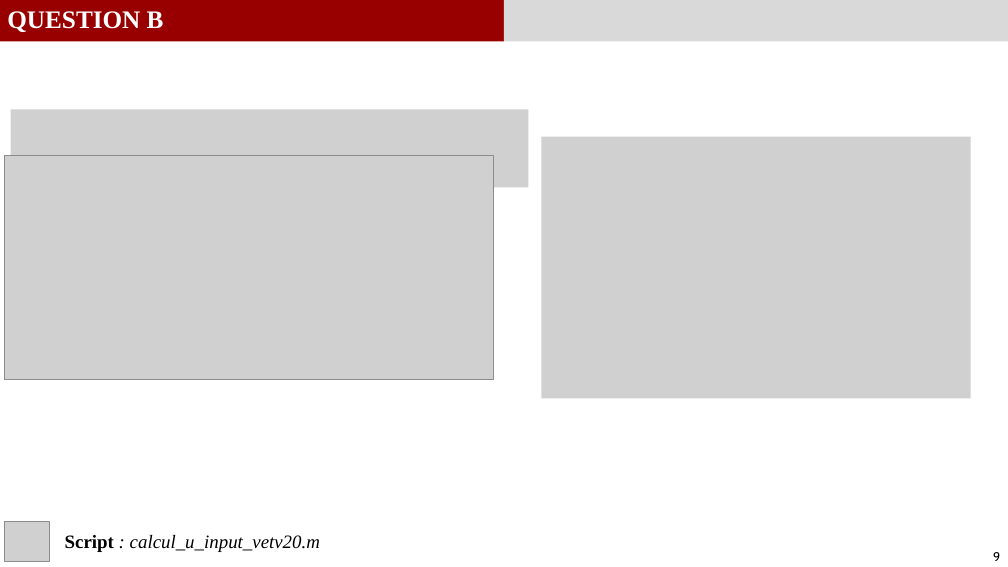
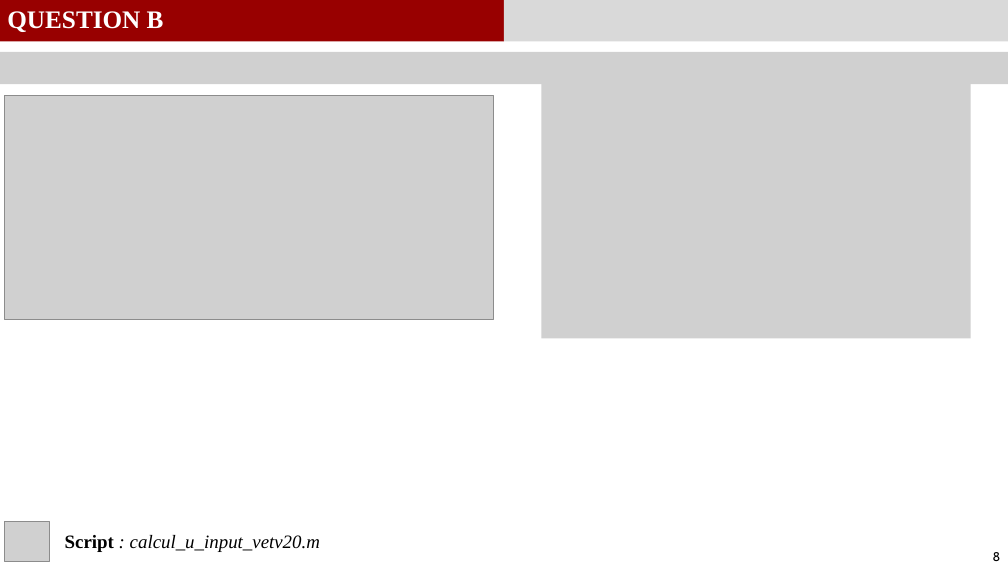
Before and after one commit to GauthierBRUNEL/MEC8211_devoir_3, a slide deck: slide 8 of doc/Rapport_Devoir3.pptx (slide 9 before the commit). Drawn at 1008x567 pixels with LibreOffice and Linux fonts; fonts in the diff are those of the drawing; grey boxes stand for pictures. Boxes give left, top, right and bottom in pixels: in the first picture for what was removed or moved away, otherwise in the second. Text is boxed around its words. In the diff, an @@ line names an element or a change of style, - is before the commit and + after.

```diff
--- a/doc/Rapport_Devoir3.pptx
+++ b/doc/Rapport_Devoir3.pptx
@@ picture added at bbox=[0, 52, 1008, 85] @@
@@ picture: place and size @@
-picture at bbox=[541, 137, 971, 399]
+picture at bbox=[541, 77, 971, 339]
@@ picture: place and size @@
-picture at bbox=[5, 156, 493, 380]
+picture at bbox=[5, 95, 493, 319]
@@ picture removed at bbox=[11, 110, 529, 188] @@
@@ page number at bbox=[993, 552, 1001, 561]: text changed @@
-9
+8
```
Also in this commit, not shown: 2 other slides changed, 3 slides added.
